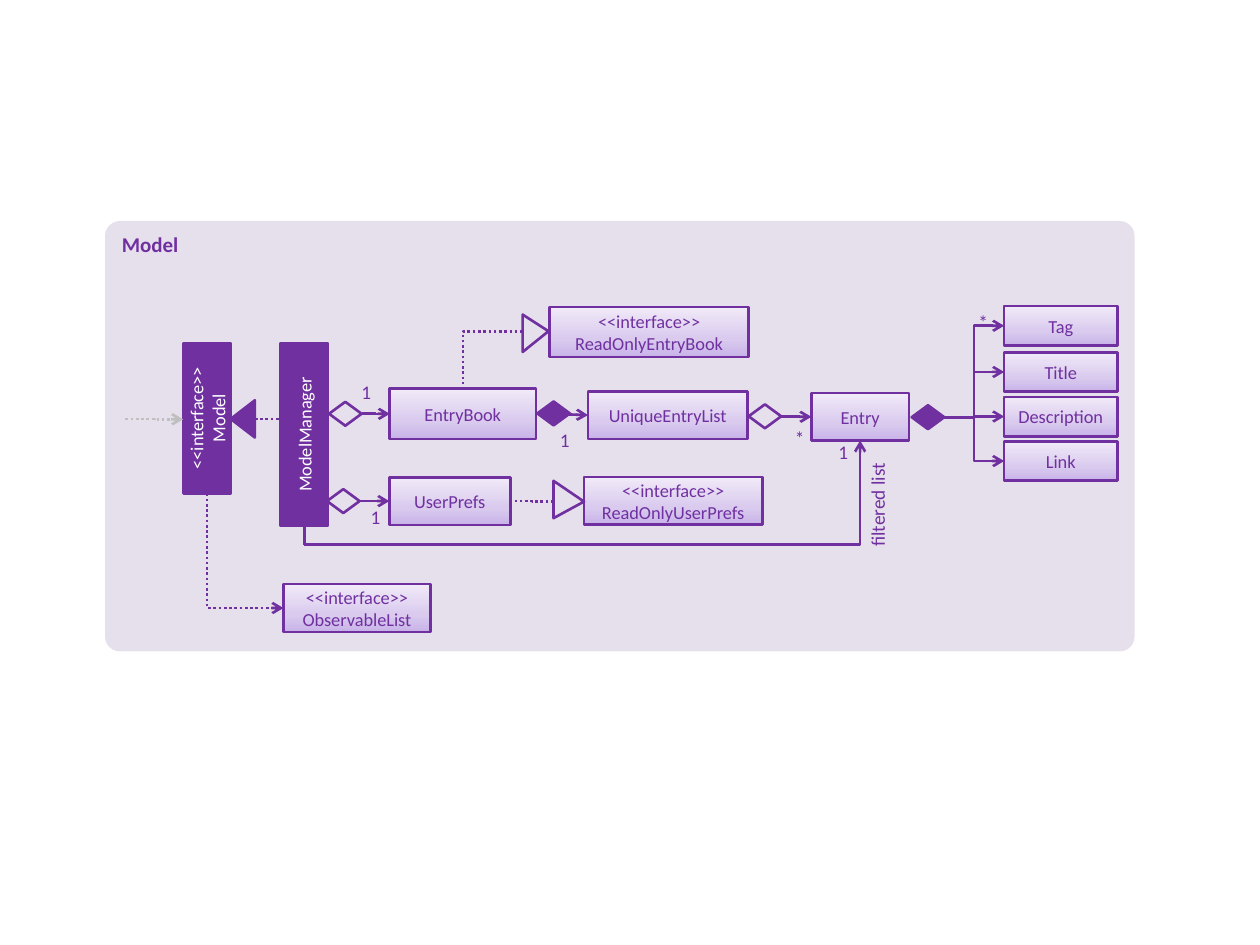
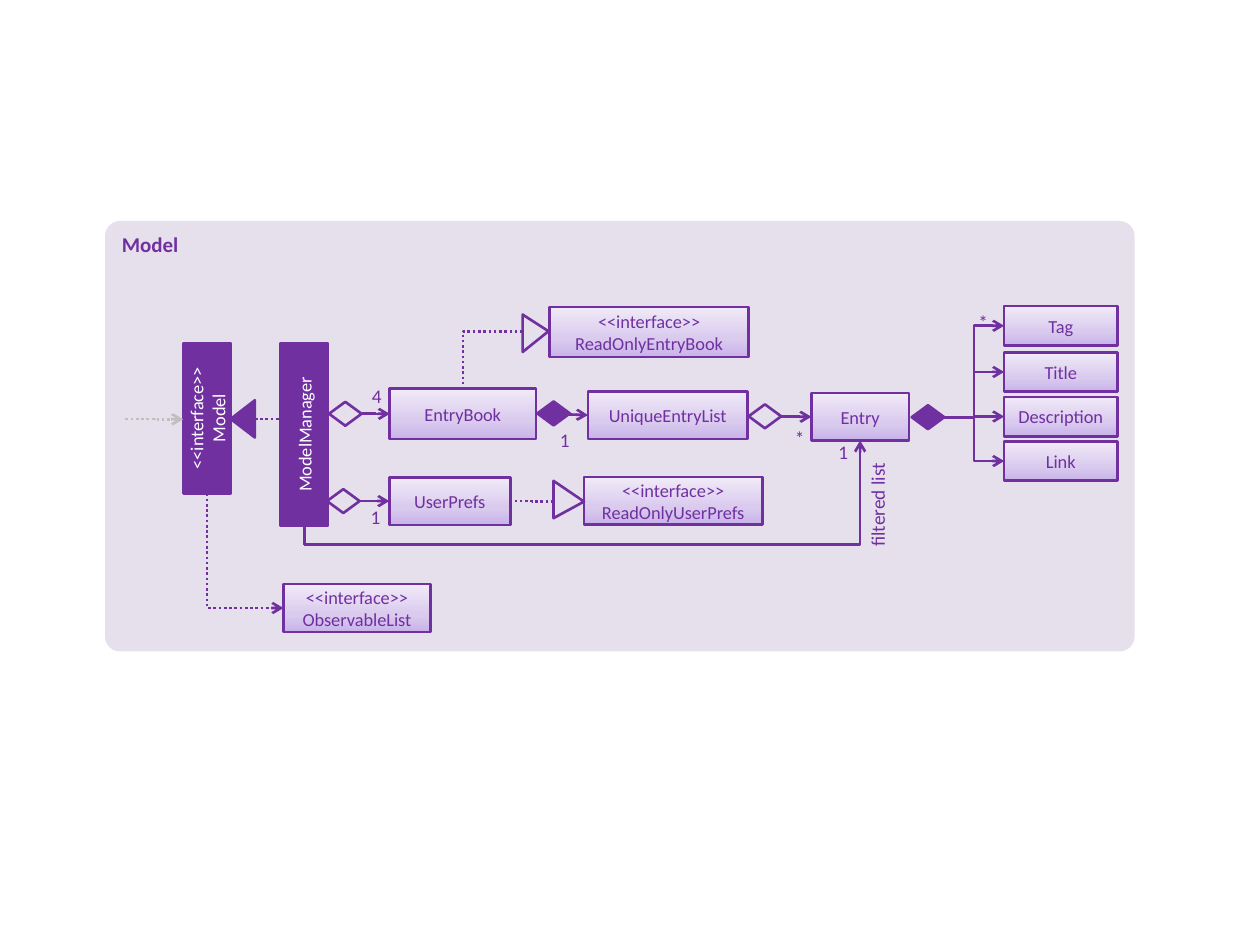
Before and after one commit to rlrh/main, a slide deck: slide 1 of docs/diagrams/ModelComponentClassDiagram.pptx. Drawn at 1260x945 pixels with LibreOffice and Linux fonts; fonts in the diff are those of the drawing. Boxes give left, top, right and bottom in pixels: in the first picture for what was removed or moved away, otherwise in the second. Text is boxed around its words. In the diff, an @@ line names an element or a change of style, - is before the commit and + after.

```diff
--- a/docs/diagrams/ModelComponentClassDiagram.pptx
+++ b/docs/diagrams/ModelComponentClassDiagram.pptx
@@ text at (x1=372, y1=390, x2=382, y2=409): text changed @@
-1
+4
```
Also in this commit, not shown: 3 other files.
